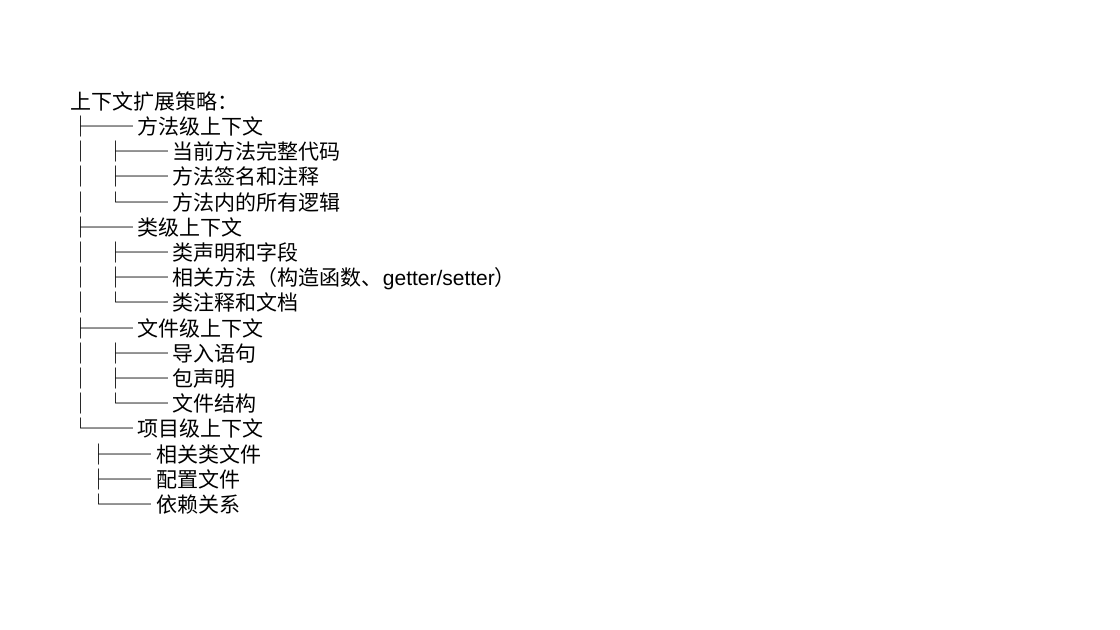
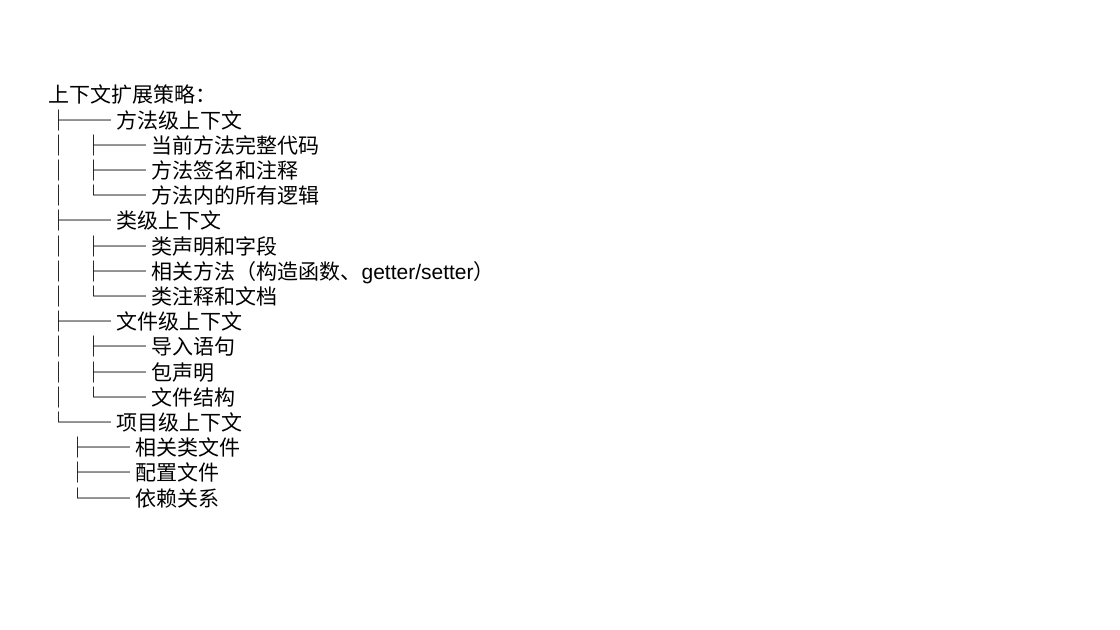
Before and after one commit to tao2years/InLineRCRepo, a slide deck: slide 2 of Recent Changes设计.pptx. Drawn at 1120x630 pixels with LibreOffice and Linux fonts; fonts in the diff are those of the drawing. Boxes give left, top, right and bottom in pixels: in the first picture for what was removed or moved away, otherwise in the second. Text is boxed around its words. In the diff, an @@ line names an element or a change of style, - is before the commit and + after.

```diff
--- a/Recent Changes设计.pptx
+++ b/Recent Changes设计.pptx
@@ text "上下文扩展策略：": place and size @@
-text "上下文扩展策略：" at (70, 91, 516, 514)
+text "上下文扩展策略：" at (49, 84, 495, 508)
```
Also in this commit, not shown: 2 other files.
